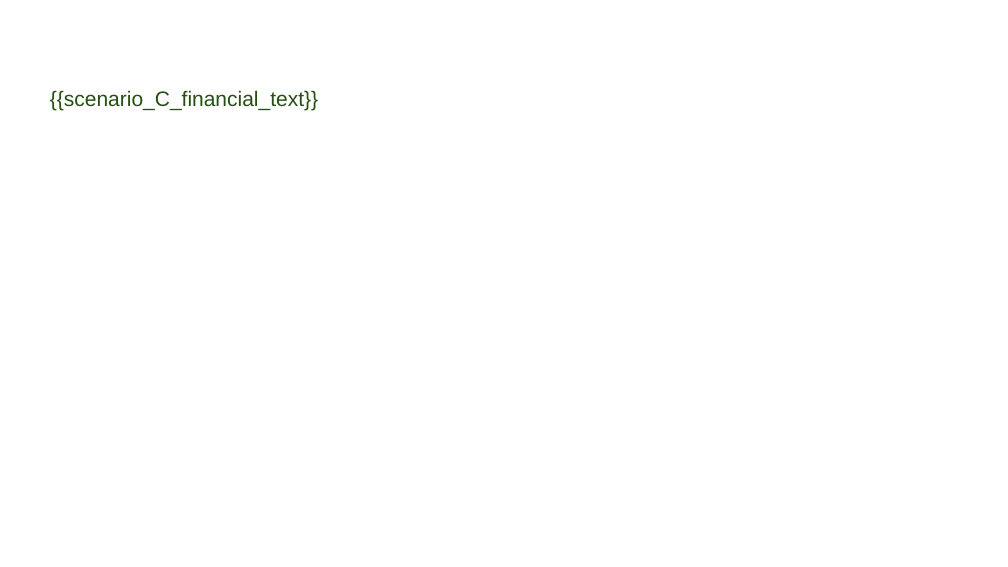
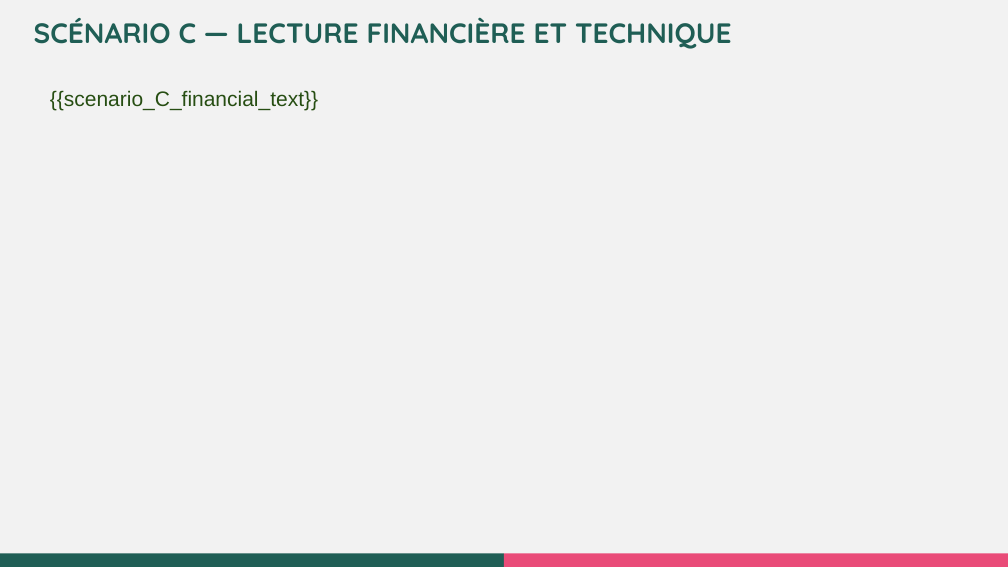
Before and after one commit to jarchibarlou-hash/barlo-mapbox-service, a slide deck: slide 13 of template_diagnostic.pptx. Drawn at 1008x567 pixels with LibreOffice and Linux fonts; fonts in the diff are those of the drawing; background and template pictures are left out. Boxes give left, top, right and bottom in pixels: in the first picture for what was removed or moved away, otherwise in the second. Text is boxed around its words. In the diff, an @@ line names an element or a change of style, - is before the commit and + after.

```diff
--- a/template_diagnostic.pptx
+++ b/template_diagnostic.pptx
@@ background picture (left out) to #F2F2F2 @@
@@ text added at bbox=[34, 17, 732, 49], 20 pt, text #1F5E55, bold @@
+SCÉNARIO C — LECTURE FINANCIÈRE ET TECHNIQUE
@@ rectangle added at bbox=[0, 553, 504, 567], fill #1F5E55 @@
@@ rectangle added at bbox=[504, 553, 1008, 567], fill #E94B78 @@
```
Also in this commit, not shown: 17 other slides changed, 6 other files.
